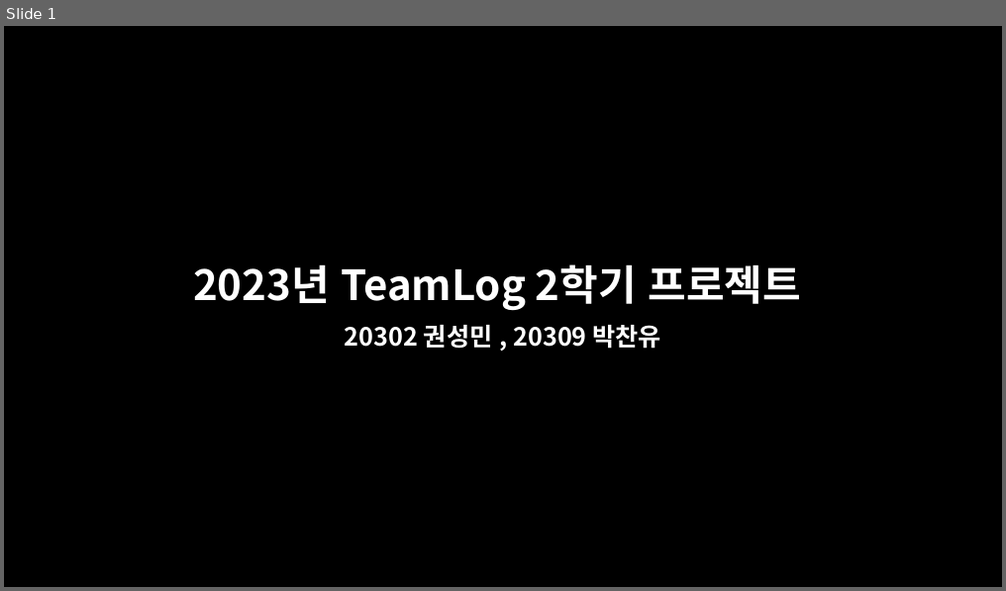
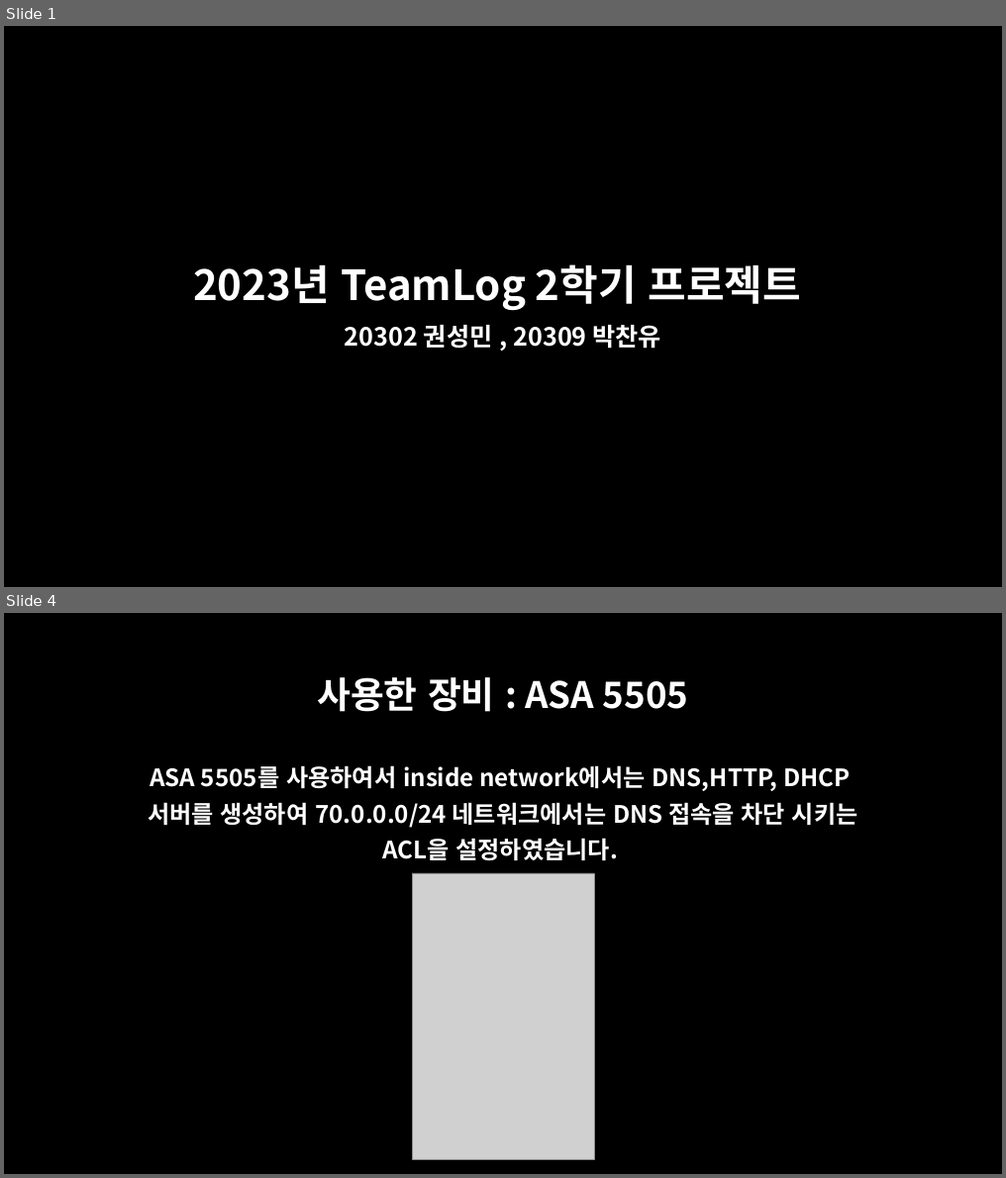
Before and after one commit to oceanwater1234/Network-Hacking, a slide deck: 2023년 TeamLog 2학기 프로젝트.pptx. Shown one above the other, each under a label of ours: slide 1 before the commit, slides 1 and 4 after it; the slides between them are not shown. The pictures are 1006x591 and 1006x1178 pixels, drawn with LibreOffice and Linux fonts; fonts in the diff are those of the drawing; grey boxes stand for pictures. Boxes give left, top, right and bottom in pixels: in the first picture for what was removed or moved away, otherwise in the second. Text is boxed around its words. In the diff, an @@ line names an element or a change of style, - is before the commit and + after.

```diff
--- a/2023년 TeamLog 2학기 프로젝트.pptx
+++ b/2023년 TeamLog 2학기 프로젝트.pptx
@@ slide 4 added at (4,613,1002,1174), background #000000 @@
@@ title added at (317,677,689,712), 35 pt, text #FFFFFF, bold @@
+사용한 장비 : ASA 5505
@@ text added at (148,765,858,861), 23 pt, text #FFFFFF, bold @@
+ASA 5505를 사용하여서 inside network에서는 DNS,HTTP, DHCP
+서버를 생성하여 70.0.0.0/24 네트워크에서는 DNS 접속을 차단 시키는
+ACL을 설정하였습니다.
@@ picture added at (412,873,594,1160) @@
```
Also in this commit, not shown: 2 slides changed, 12 other slides added, 2 other files.
